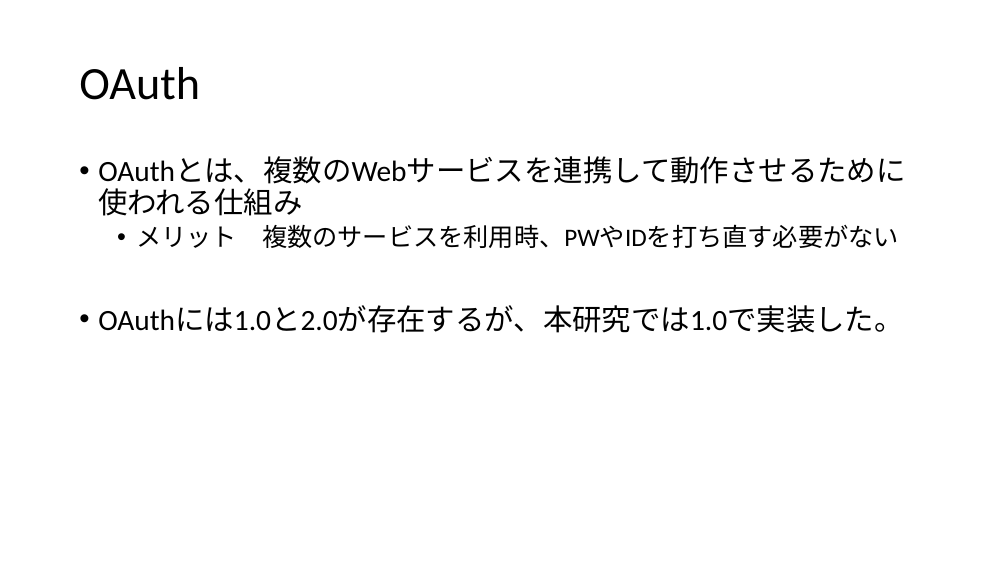
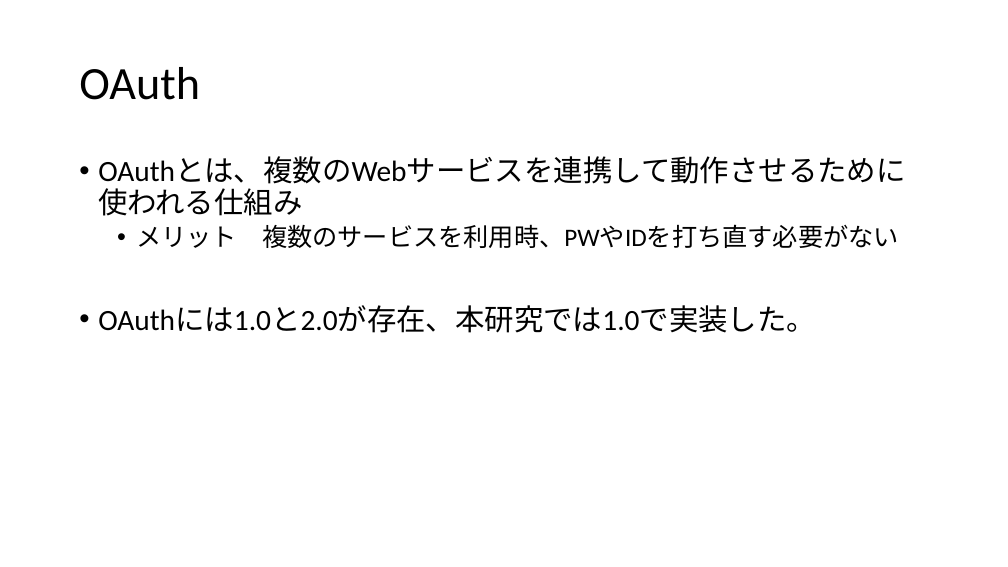
Before and after one commit to fujiLabo/fuji_simu, a slide deck: slide 12 of 卒検発表(suga).pptx. Drawn at 1008x567 pixels with LibreOffice and Linux fonts; fonts in the diff are those of the drawing. Boxes give left, top, right and bottom in pixels: in the first picture for what was removed or moved away, otherwise in the second. Text is boxed around its words. In the diff, an @@ line names an element or a change of style, - is before the commit and + after.

```diff
--- a/卒検発表(suga).pptx
+++ b/卒検発表(suga).pptx
@@ text at [98, 305, 816, 333]: text changed @@
-• OAuthには1.0と2.0が存在するが、本研究では1.0で実装した。
+• OAuthには1.0と2.0が存在、本研究では1.0で実装した。
```
Also in this commit, not shown: 4 other slides changed, 8 slides added, 2 slides removed, 2 other files.
